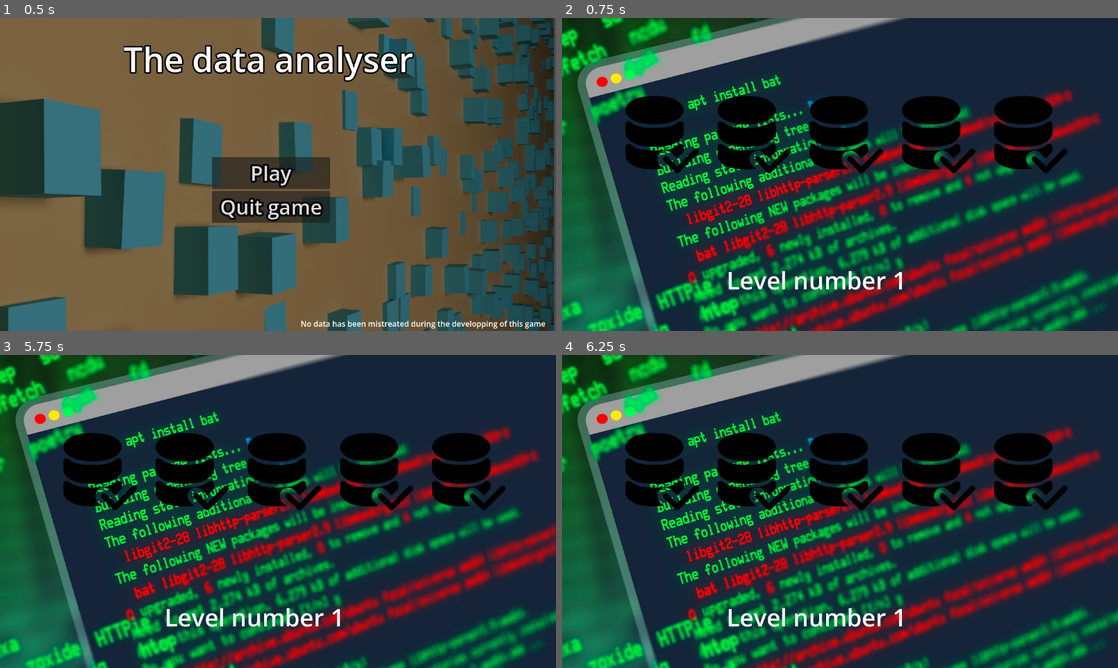
Above: before the commit, frames 1-4 (two rows, left to right).
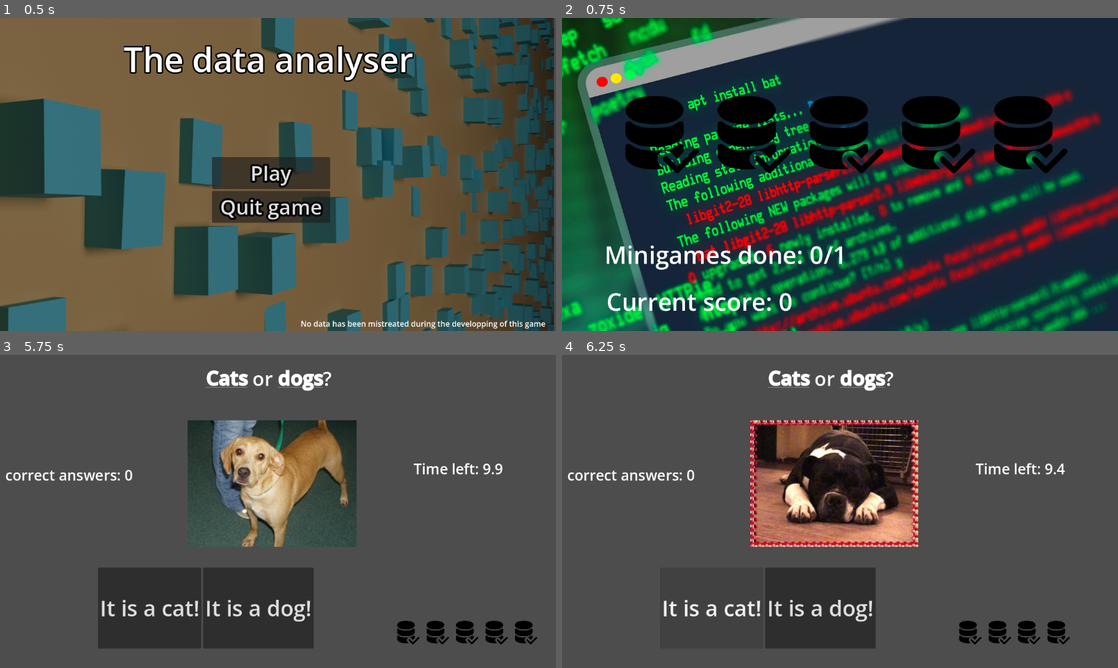
Above: after the commit, the same moments.

Repository: Paul-1379/Data-minigames
Game: Godot game, scene res://Scenes/MainMenu.tscn
The game is run twice, just before and just after one commit, with the same random seed, the same clock (stepped at 60 frames per second) and the same inputs.
Inputs (mouse positions are in pixels of both pictures, inside the frame that each line leads up to):
- Up to frame 1 (0.5 s): no input
- Up to frame 2 (0.75 s): click "Play" at 0.5 s
- Up to frame 3 (5.75 s): tap Enter at 1.25, 2.75, 4.25 s; move the mouse to (400, 495) at 1.27 s; hold Right 1.28-2.03 s; tap Alt at 1.35, 2.85, 4.35 s; click (400, 495) at 1.42 s; tap Space at 2, 3.5, 5 s; move the mouse to (166, 527) at 2.02 s; hold Down 2.03-2.78 s; tap Shift at 2.1, 3.6, 5.1 s; move the mouse to (333, 442) at 2.77 s; hold Right 2.78-3.53 s; move the mouse to (250, 574) at 3.52 s; hold Up 3.53-4.28 s; click (250, 574) at 3.67 s; move the mouse to (444, 558) at 4.27 s; hold Left from 4.28 s (still down); move the mouse to (111, 464) at 5.02 s
- Up to frame 4 (6.25 s): release Left at 5.75 s; click (712, 608) at 5.75 s, where only the run after the commit has a clickable "It is a cat!"

Frame 1 is identical in both runs. In frame 2, 2.4% of the frame differs, in the area x 8-62%, y 72-94%; in frame 3, 97%; in frame 4, 98%, in the area x 0-100%, y 0-100%.

Commit message:
Finish gameplay loop
- add win and lose screen with a retry button
- level screen sends you to minigame and
- display score and lives in level scene

Diff:
--- a/Scenes/LevelScene.tscn
+++ b/Scenes/LevelScene.tscn
@@ -1,9 +1,13 @@
 [gd_scene format=3 uid="uid://vyug0nmggkl1"]
 
+[ext_resource type="Script" uid="uid://caya85nx1f4vf" path="res://Scripts/level_scene.gd" id="1_4qks7"]
 [ext_resource type="Texture2D" uid="uid://db8ktjblo0qgi" path="res://sprites/terminal.jpg" id="1_iktym"]
 [ext_resource type="PackedScene" uid="uid://bciv7xlimpqlx" path="res://Scenes/lifes.tscn" id="2_vry73"]
+[ext_resource type="PackedScene" uid="uid://busne2q0lsoqd" path="res://Scenes/Minigames/CatsAndDogs.tscn" id="2_y44me"]
 
 [node name="Node2D" type="Node2D" unique_id=1908555524]
+script = ExtResource("1_4qks7")
+minigames_scenes = Array[PackedScene]([ExtResource("2_y44me")])
 
 [node name="TextureRect" type="TextureRect" parent="." unique_id=1601378734]
 offset_right = 1176.0
@@ -11,12 +15,27 @@
 texture = ExtResource("1_iktym")
 expand_mode = 1
 
-[node name="RichTextLabel" type="RichTextLabel" parent="." unique_id=1621934093]
-offset_left = 341.0
-offset_top = 508.0
-offset_right = 739.0
-offset_bottom = 586.0
+[node name="Current score" type="RichTextLabel" parent="." unique_id=150236630]
+offset_left = 92.0
+offset_top = 552.0
+offset_right = 836.0
+offset_bottom = 630.0
 theme_override_font_sizes/normal_font_size = 50
-text = "Level number 1"
+text = "Current score: 0"
+
+[node name="Minigames done number" type="RichTextLabel" parent="." unique_id=1621934093]
+offset_left = 88.0
+offset_top = 455.0
+offset_right = 832.0
+offset_bottom = 533.0
+theme_override_font_sizes/normal_font_size = 50
+text = "Minigames done: 0/5"
 
 [node name="Lifes" parent="." unique_id=286877339 instance=ExtResource("2_vry73")]
+
+[node name="Timer" type="Timer" parent="." unique_id=1762239087]
+wait_time = 5.0
+one_shot = true
+autostart = true
+
+[connection signal="timeout" from="Timer" to="." method="_on_timer_timeout"]
--- a/Scenes/MainMenu.tscn
+++ b/Scenes/MainMenu.tscn
@@ -18,6 +18,19 @@
 grow_vertical = 2
 texture = ExtResource("1_tt5f1")
 expand_mode = 5
+
+[node name="Game Title" type="RichTextLabel" parent="." unique_id=1353297888]
+anchors_preset = 5
+anchor_left = 0.5
+anchor_right = 0.5
+offset_left = 256.0
+offset_top = 37.0
+offset_right = 866.0
+offset_bottom = 178.0
+grow_horizontal = 2
+theme_override_constants/outline_size = 12
+theme_override_font_sizes/normal_font_size = 70
+text = "The data analyser"
 
 [node name="VBoxContainer" type="VBoxContainer" parent="." unique_id=262138667]
 offset_left = 439.0
@@ -41,20 +54,7 @@
 text = "Quit game"
 script = ExtResource("2_853f1")
 
-[node name="Label" type="RichTextLabel" parent="." unique_id=1353297888]
-anchors_preset = 5
-anchor_left = 0.5
-anchor_right = 0.5
-offset_left = 256.0
-offset_top = 37.0
-offset_right = 866.0
-offset_bottom = 178.0
-grow_horizontal = 2
-theme_override_constants/outline_size = 12
-theme_override_font_sizes/normal_font_size = 70
-text = "The data analyser"
-
-[node name="Label2" type="Label" parent="." unique_id=131486084]
+[node name="no mistreated label" type="Label" parent="." unique_id=131486084]
 offset_left = 623.0
 offset_top = 621.0
 offset_right = 1131.0
--- a/Scenes/CatsAndDogs.tscn
+++ b/Scenes/Minigames/CatsAndDogs.tscn
@@ -402,6 +402,7 @@
 [ext_resource type="Texture2D" uid="uid://btgpqjaguph4i" path="res://sprites/Cats and dogs images/Dogs/dog.199.jpg" id="400_uy8fn"]
 [ext_resource type="Texture2D" uid="uid://ccs6vrr865q2j" path="res://sprites/Cats and dogs images/Dogs/dog.200.jpg" id="401_0rb48"]
 [ext_resource type="PackedScene" uid="uid://bciv7xlimpqlx" path="res://Scenes/lifes.tscn" id="402_mhs03"]
+[ext_resource type="PackedScene" uid="uid://to3nqwx8fu5i" path="res://Scenes/minigame_time_left.tscn" id="403_1c422"]
 
 [node name="Node2D" type="Node2D" unique_id=720225231]
 
@@ -458,5 +459,7 @@
 offset_right = 1116.0
 offset_bottom = 602.0
 
+[node name="MinigameTimeLeft" parent="." unique_id=1106161001 instance=ExtResource("403_1c422")]
+
 [connection signal="pressed" from="HBoxContainer/Cat button" to="cats and dogs minigame manager" method="_on_cat_button_pressed"]
 [connection signal="pressed" from="HBoxContainer/Dog button" to="cats and dogs minigame manager" method="_on_dog_button_pressed"]
--- /dev/null
+++ b/Scenes/WinScreen.tscn
@@ -0,0 +1,18 @@
+[gd_scene format=3 uid="uid://b3im3s7il0cq2"]
+
+[ext_resource type="Script" uid="uid://bpmy34u8y4skp" path="res://Scripts/WinLabel.gd" id="1_68w7f"]
+[ext_resource type="PackedScene" uid="uid://cu7rwsybch7n1" path="res://Scenes/retry_button.tscn" id="2_d8xbi"]
+
+[node name="Node2D" type="Node2D" unique_id=59182172]
+
+[node name="WinText" type="RichTextLabel" parent="." unique_id=1137664257]
+offset_left = 355.0
+offset_top = 169.0
+offset_right = 839.0
+offset_bottom = 419.0
+theme_override_font_sizes/normal_font_size = 80
+text = "You win!
+Score: "
+script = ExtResource("1_68w7f")
+
+[node name="Retry button" parent="." unique_id=1389873795 instance=ExtResource("2_d8xbi")]
--- /dev/null
+++ b/Scenes/deadScreen.tscn
@@ -0,0 +1,20 @@
+[gd_scene format=3 uid="uid://d25kh4rqu1bbh"]
+
+[ext_resource type="PackedScene" uid="uid://cu7rwsybch7n1" path="res://Scenes/retry_button.tscn" id="1_5xr08"]
+
+[node name="Node2D" type="Node2D" unique_id=225603322]
+
+[node name="RichTextLabel" type="RichTextLabel" parent="." unique_id=747172083]
+offset_left = 267.0
+offset_top = 224.0
+offset_right = 899.0
+offset_bottom = 374.0
+theme_override_constants/outline_size = 30
+theme_override_font_sizes/normal_font_size = 100
+text = "You are ded"
+
+[node name="Retry button" parent="." unique_id=1389873795 instance=ExtResource("1_5xr08")]
+offset_left = 489.0
+offset_top = 487.0
+offset_right = 600.0
+offset_bottom = 550.0
--- a/Scenes/lifes.tscn
+++ b/Scenes/lifes.tscn
@@ -1,34 +1,37 @@
 [gd_scene format=3 uid="uid://bciv7xlimpqlx"]
 
 [ext_resource type="Texture2D" uid="uid://cgb58nvble3c0" path="res://sprites/database-check-solid.svg" id="1_8ok18"]
+[ext_resource type="Script" uid="uid://c76extyp86bio" path="res://Scripts/lives.gd" id="1_mwufe"]
 
-[node name="Lifes" type="HBoxContainer" unique_id=286877339]
+[node name="Lives" type="HBoxContainer" unique_id=286877339 node_paths=PackedStringArray("livesIcons")]
 offset_left = 106.0
 offset_top = 144.0
 offset_right = 1057.0
 offset_bottom = 331.0
+script = ExtResource("1_mwufe")
+livesIcons = [NodePath("LifeIcon"), NodePath("LifeIcon2"), NodePath("LifeIcon3"), NodePath("LifeIcon4"), NodePath("LifeIcon5")]
 
-[node name="LiveIcon" type="TextureRect" parent="." unique_id=1488903437]
+[node name="LifeIcon" type="TextureRect" parent="." unique_id=1488903437]
 layout_mode = 2
 texture = ExtResource("1_8ok18")
 expand_mode = 2
 
-[node name="LiveIcon2" type="TextureRect" parent="." unique_id=510171929]
+[node name="LifeIcon2" type="TextureRect" parent="." unique_id=913064062]
 layout_mode = 2
 texture = ExtResource("1_8ok18")
 expand_mode = 2
 
-[node name="LiveIcon3" type="TextureRect" parent="." unique_id=966661068]
+[node name="LifeIcon3" type="TextureRect" parent="." unique_id=858451152]
 layout_mode = 2
 texture = ExtResource("1_8ok18")
 expand_mode = 2
 
-[node name="LiveIcon4" type="TextureRect" parent="." unique_id=1753654919]
+[node name="LifeIcon4" type="TextureRect" parent="." unique_id=383315883]
 layout_mode = 2
 texture = ExtResource("1_8ok18")
 expand_mode = 2
 
-[node name="LiveIcon5" type="TextureRect" parent="." unique_id=379670190]
+[node name="LifeIcon5" type="TextureRect" parent="." unique_id=1468196292]
 layout_mode = 2
 texture = ExtResource("1_8ok18")
 expand_mode = 2
--- /dev/null
+++ b/Scenes/minigame_time_left.tscn
@@ -0,0 +1,19 @@
+[gd_scene format=3 uid="uid://to3nqwx8fu5i"]
+
+[ext_resource type="Script" uid="uid://8sal5udehrk" path="res://Scripts/minigame_timer.gd" id="1_yjisg"]
+
+[node name="MinigameTimeLeft" type="Label" unique_id=1106161001]
+offset_left = 857.0
+offset_top = 214.0
+offset_right = 1140.0
+offset_bottom = 271.0
+theme_override_font_sizes/font_size = 30
+text = "Time left: "
+script = ExtResource("1_yjisg")
+
+[node name="Timer" type="Timer" parent="." unique_id=1209290057]
+wait_time = 10.0
+one_shot = true
+autostart = true
+
+[connection signal="timeout" from="Timer" to="." method="_on_timer_timeout"]
--- /dev/null
+++ b/Scenes/retry_button.tscn
@@ -0,0 +1,14 @@
+[gd_scene format=3 uid="uid://cu7rwsybch7n1"]
+
+[ext_resource type="Script" uid="uid://du5wltbo76dis" path="res://Scripts/retry_button.gd" id="1_g4ysa"]
+
+[node name="Retry button" type="Button" unique_id=1389873795]
+offset_left = 438.0
+offset_top = 519.0
+offset_right = 548.0
+offset_bottom = 581.0
+theme_override_font_sizes/font_size = 40
+text = "Retry"
+script = ExtResource("1_g4ysa")
+
+[connection signal="pressed" from="." to="." method="_on_pressed"]
--- a/Scripts/Global.gd
+++ b/Scripts/Global.gd
@@ -2,9 +2,17 @@
 
 var minigames_done = 0
 var lives = 5
+var score = 0
+
+const MAX_LIVES = 5
+
+func reset() -> void:
+	minigames_done = 0
+	lives = MAX_LIVES
+	score = 0
 
 func life_lost() -> void:
 	lives -= 1
 	print(lives)
 	if lives <= 0:
-		get_tree().change_scene_to_file("res://Scenes/LevelScene.tscn")
+		get_tree().change_scene_to_file("res://Scenes/deadScreen.tscn")
--- /dev/null
+++ b/Scripts/WinLabel.gd
@@ -0,0 +1,5 @@
+extends RichTextLabel
+
+# Called when the node enters the scene tree for the first time.
+func _ready() -> void:
+	text += str(Global.score)
--- a/Scripts/animal_minigame.gd
+++ b/Scripts/animal_minigame.gd
@@ -14,18 +14,22 @@
 	var animal_image = all_cats_images.pick_random() if is_cat_image else all_dogs_images.pick_random()
 	$"../Image".texture = animal_image
 
+func new_correct_answer() -> void:
+	correct_answer += 1
+	$"../MinigameTimeLeft".current_score = correct_answer
+	$"../Number of correct answer".text = "correct answers: " + str(correct_answer)
+
+
 func _on_cat_button_pressed() -> void:
 	if is_cat_image:
 		new_correct_answer()
 	else:
 		Global.life_lost()
 	new_image()
-func new_correct_answer() -> void:
-	correct_answer += 1
-	$"../Number of correct answer".text = "correct answers: " + str(correct_answer)
-
 
 func _on_dog_button_pressed() -> void:
 	if not is_cat_image:
 		new_correct_answer()
+	else:
+		Global.life_lost()
 	new_image()
--- /dev/null
+++ b/Scripts/level_scene.gd
@@ -0,0 +1,12 @@
+extends Node2D
+
+@export var minigames_scenes : Array[PackedScene]
+
+func _ready() -> void:
+	$"Minigames done number".text = "Minigames done: " + str(Global.minigames_done) +"/" + str(minigames_scenes.size())
+	$"Current score".text = "Current score: " + str(Global.score)
+func _on_timer_timeout() -> void:
+	if Global.minigames_done < minigames_scenes.size():
+		get_tree().change_scene_to_packed(minigames_scenes[Global.minigames_done])
+	else:
+		get_tree().change_scene_to_file("res://Scenes/WinScreen.tscn")
--- /dev/null
+++ b/Scripts/lives.gd
@@ -0,0 +1,16 @@
+extends HBoxContainer
+
+@export var livesIcons : Array[TextureRect]
+
+var current_lives_count_displayed
+
+func _process(delta: float) -> void:
+	if Global.lives != current_lives_count_displayed:
+		current_lives_count_displayed = Global.lives
+		var i = 0
+		while i < Global.MAX_LIVES:
+			if i < current_lives_count_displayed:
+				livesIcons[i].show()
+			else:
+				livesIcons[i].hide()
+			i += 1
--- /dev/null
+++ b/Scripts/minigame_timer.gd
@@ -0,0 +1,13 @@
+extends Label
+
+var current_score
+
+# Called every frame. 'delta' is the elapsed time since the previous frame.
+func _process(delta: float) -> void:
+	text = "Time left: " + str(snappedf($Timer.time_left, 0.1))
+
+
+func _on_timer_timeout() -> void:
+	Global.minigames_done += 1
+	Global.score += current_score
+	get_tree().change_scene_to_file("res://Scenes/LevelScene.tscn")
--- /dev/null
+++ b/Scripts/retry_button.gd
@@ -0,0 +1,5 @@
+extends Button
+
+func _on_pressed() -> void:
+	Global.reset()
+	get_tree().change_scene_to_file("res://Scenes/LevelScene.tscn")
Not shown, added: Scripts/WinLabel.gd.uid
Not shown, added: Scripts/level_scene.gd.uid
Not shown, added: Scripts/lives.gd.uid
Not shown, added: Scripts/minigame_timer.gd.uid
Not shown, added: Scripts/retry_button.gd.uid
